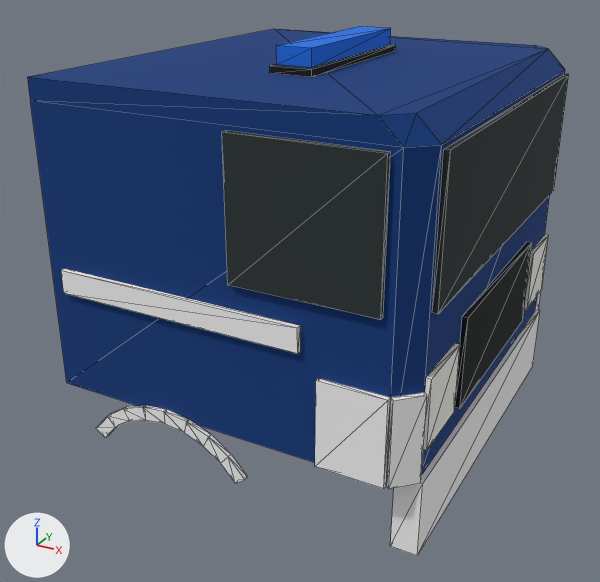
Renders of the glTF model src/render/assets/arocs-1835-ak-cab.glb from each side of a commit.
Both versions are drawn from a camera (50 mm lens) standing at (6.48, -4.39, 3.61) and looking at (4.18, -0.22, 1.52). The axes (+X, +Y, +Z) are drawn at lower left. The lights are the same throughout. The picture after the commit comes second. Mesh edges are drawn as thin lines. Where no turn or scale is listed for an object, it has been applied to the vertices. Vertices at exactly the same position are counted once.

Script lines for the objects in view, before the commit:
```python
me_cab = bpy.data.meshes.new('cab')
me_cab.from_pydata(...)  # 202 vertices, 404 faces; spans x -1.11..1.11, y -1.28..1.28, z -1.19..1.19
me_cab.materials.append(mat_cab)
ob_cab = bpy.data.objects.new('cab', me_cab)
ob_cab.location = (4.265, 0.0, 1.845)
```
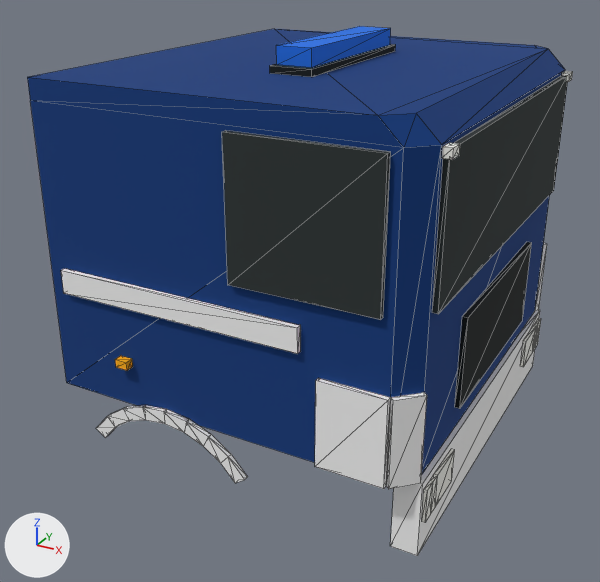
Pixel boxes [x1, y1, x2, y2] of what changed, in the pictures (600 x 582 px):
'cab', reshaped: before [27, 26, 569, 556]; after [27, 26, 568, 556]
'cab-lens', added: after [115, 71, 573, 523]
part 1 of me_cab, deleted: before [423, 343, 460, 450]
part 2 of me_cab, deleted: before [524, 234, 549, 309]

Edits to the bpy script that builds the scene:
```text
Add mat_cab_lens:
    mat_cab_lens = bpy.data.materials.new('cab-lens')
    mat_cab_lens.use_nodes = True; mat_cab_lens.node_tree.nodes.clear()
    _N = mat_cab_lens.node_tree.nodes; _L = mat_cab_lens.node_tree.links
    n0 = _N.new('ShaderNodeBsdfPrincipled'); n0.name = 'Principled BSDF'
    n0.inputs[2].default_value = 1.0  # 'Roughness'
    n1 = _N.new('ShaderNodeOutputMaterial'); n1.name = 'Material Output'
    n2 = _N.new('ShaderNodeVertexColor'); n2.name = 'Color Attribute'
    _L.new(n0.outputs[0], n1.inputs[0])  # 'BSDF' to 'Surface'
    _L.new(n2.outputs[0], n0.inputs[0])  # 'Color' to 'Base Color'
Change me_cab:
    used by ob_cab; location = (4.265, 0.0, 1.845)
    remove me_cab.from_pydata(...)  # 202 vertices, 404 faces; spans x -1.11..1.11, y -1.28..1.28, z -1.19..1.19
    add me_cab.from_pydata(...)  # 186 vertices, 380 faces; spans x -1.11..1.11, y -1.28..1.28, z -1.19..1.19
    me_cab part 1: the loose piece of 8 vertices spanning x 1.08..1.11, y -1.12..-0.72, z -0.57..-0.17 is deleted
    me_cab part 2: the loose piece of 8 vertices spanning x 1.08..1.11, y 0.72..1.12, z -0.57..-0.17 is deleted
Add me_cab_lens:
    me_cab_lens.from_pydata(...)  # 64 vertices, 120 faces; spans x -0.9..0.9, y -1.3..1.3, z -0.96..0.96
    me_cab_lens.materials.append(mat_cab_lens)
Add ob_cab_lens:
    ob_cab_lens = bpy.data.objects.new('cab-lens', me_cab_lens)
    ob_cab_lens.location = (4.5, 0.0, 1.81)
```
